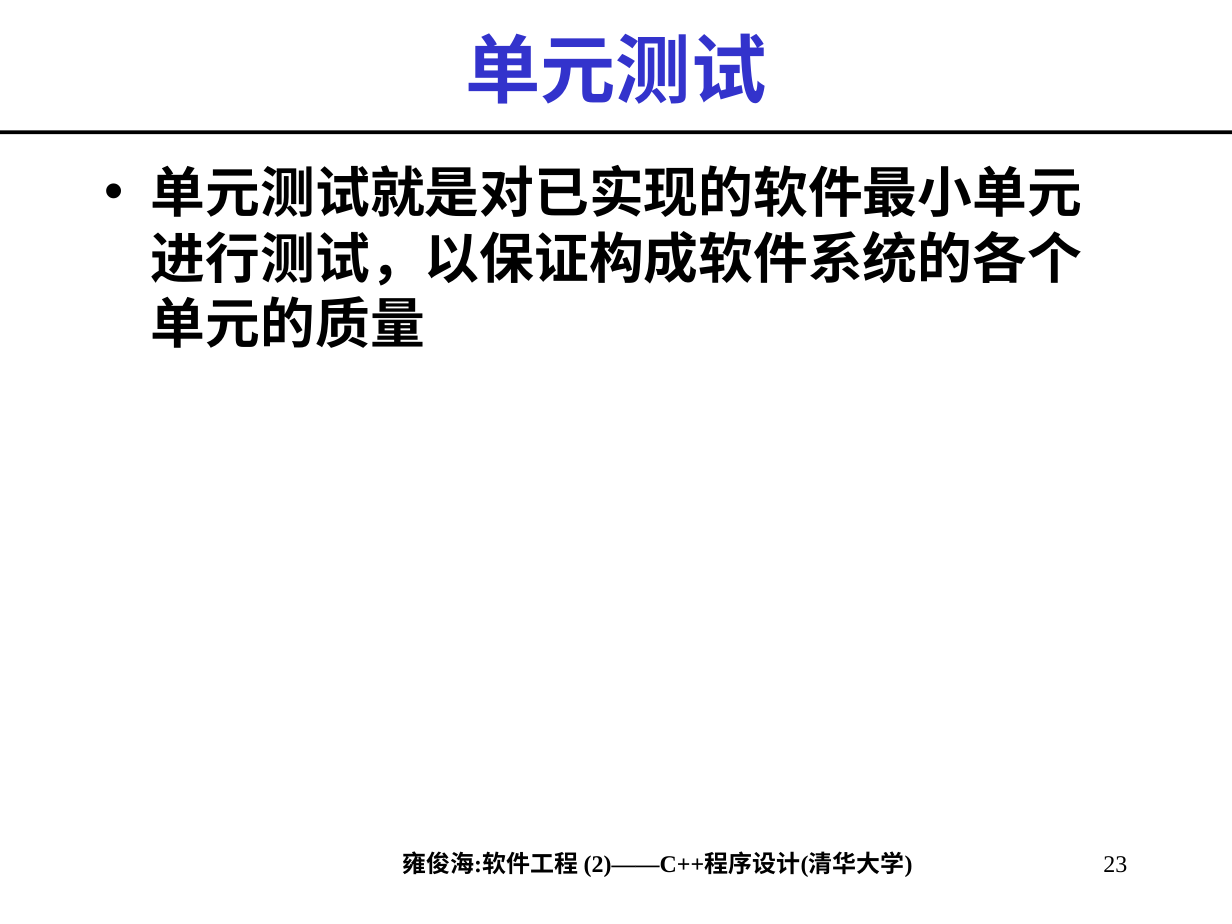
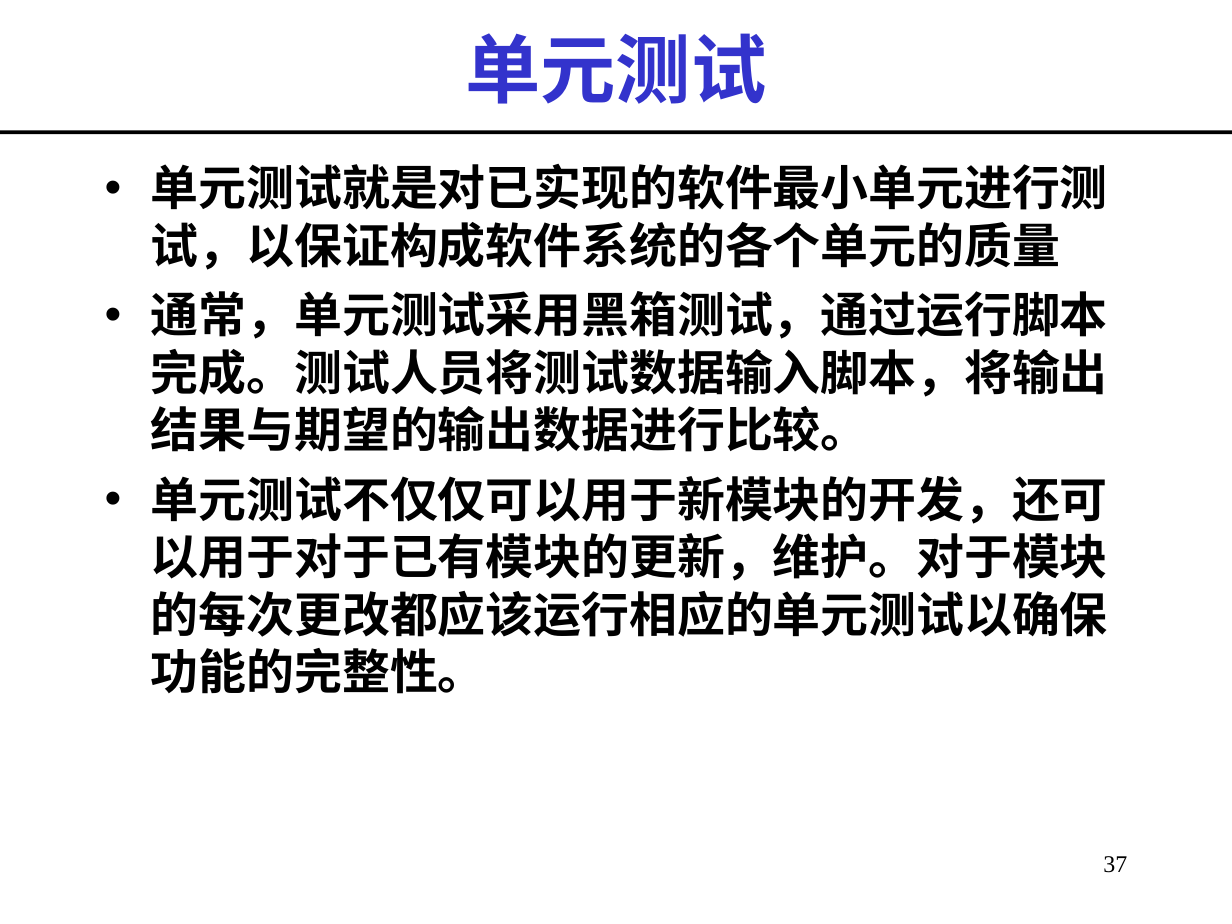
Before and after one commit to Moirai7/GTestLite, a slide deck: slide 37 of 第14讲_程序调试与验证.ppt (slide 23 before the commit). Drawn at 1232x924 pixels with LibreOffice and Linux fonts; fonts in the diff are those of the drawing. Boxes give left, top, right and bottom in pixels: in the first picture for what was removed or moved away, otherwise in the second. Text is boxed around its words. In the diff, an @@ line names an element or a change of style, - is before the commit and + after.

```diff
--- a/第14讲_程序调试与验证.ppt
+++ b/第14讲_程序调试与验证.ppt
@@ text at (151,164,1108,270): size 32 to 28 pt in "单元测试就是对已实现的软件最小单元进行测试，以保证构成软件系统的各个单元的质量"; less space between paragraphs @@
@@ text at (151,291,1108,694): paragraphs added @@
+• 通常，单元测试采用黑箱测试，通过运行脚本完成。测试人员将测试数据输入脚本，将输出结果与期望的输出数据进行比较。
+• 单元测试不仅仅可以用于新模块的开发，还可以用于对于已有模块的更新，维护。对于模块的每次更改都应该运行相应的单元测试以确保功能的完整性。
@@ text removed at (402,851,913,877) @@
-雍俊海:软件工程 (2)——C++程序设计(清华大学)
@@ page number at (1103,856,1127,873): text changed @@
-23
+37
```
Also in this commit, not shown: 30 other slides changed, 50 slides added, 3 slides removed, 20 other files.
